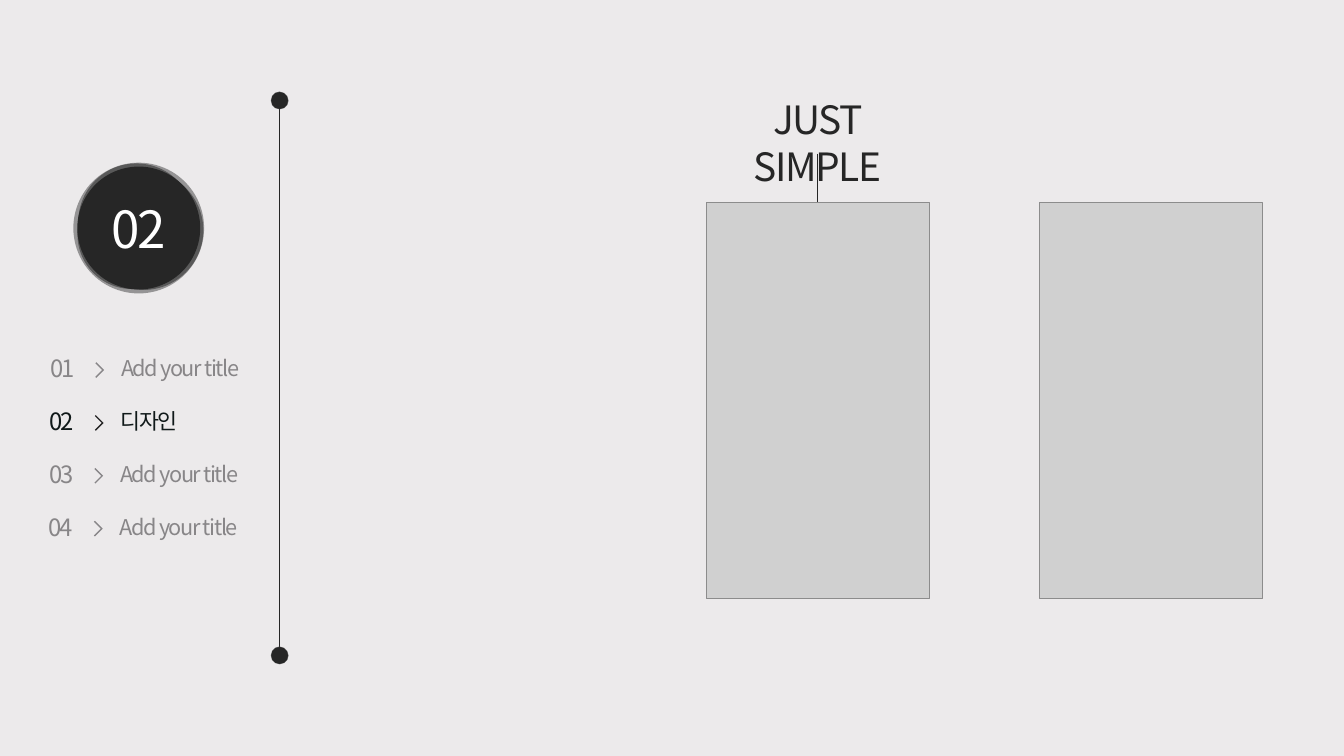
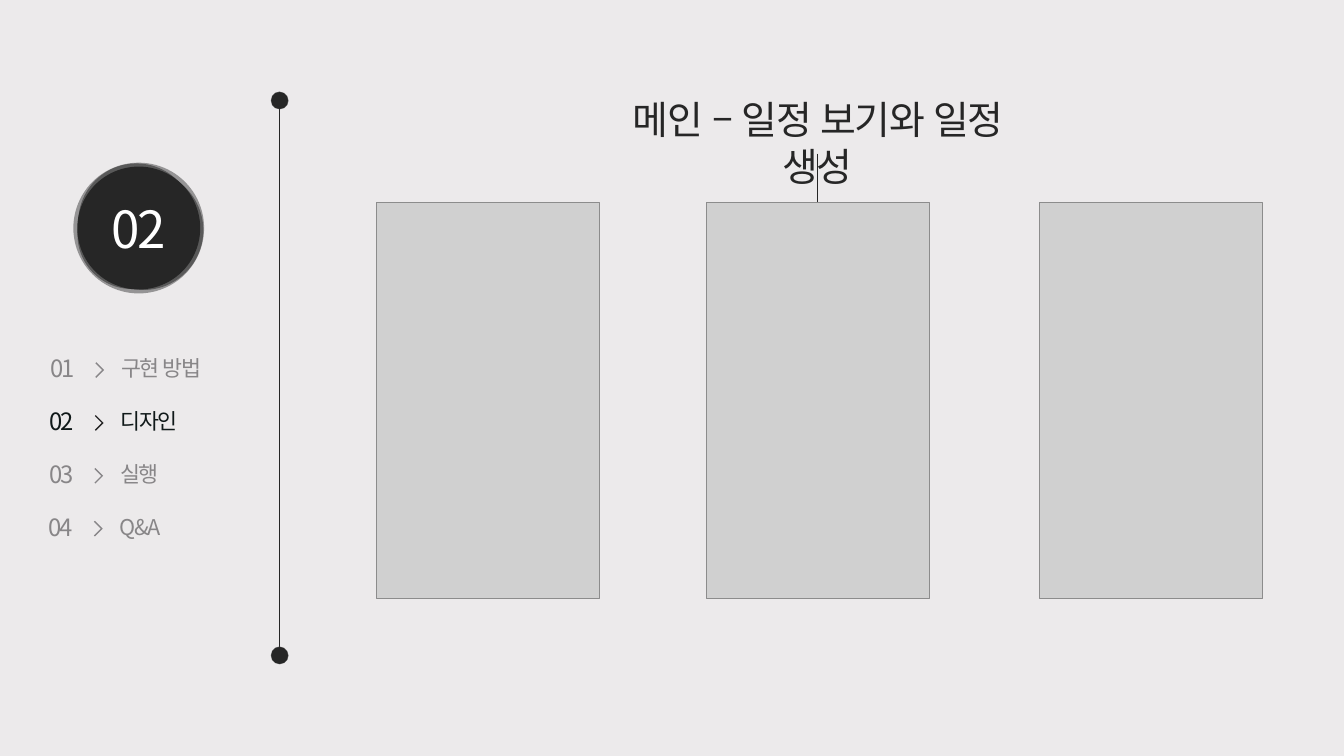
Before and after one commit to hw1210/openproject, a slide deck: slide 9 of 오픈.pptx. Drawn at 1344x756 pixels with LibreOffice and Linux fonts; fonts in the diff are those of the drawing; grey boxes stand for pictures. Boxes give left, top, right and bottom in pixels: in the first picture for what was removed or moved away, otherwise in the second. Text is boxed around its words. In the diff, an @@ line names an element or a change of style, - is before the commit and + after.

Commit message:
홈 화면 calendar 크기 설정, 세로 고정 및 일정 생성 취소 시 진입 경로 수정.

```diff
--- a/오픈.pptx
+++ b/오픈.pptx
@@ text at <box>633,102,1003,191</box>: text changed @@
-JUST SIMPLE
+메인 – 일정 보기와 일정 생성
@@ picture added at <box>376,202,599,599</box> @@
@@ text at <box>121,358,202,378</box>: text changed @@
-Add your title
+구현 방법
@@ text at <box>120,464,159,484</box>: text changed @@
-Add your title
+실행
@@ text at <box>120,519,161,539</box>: text changed @@
-Add your title
+Q&A
```
Also in this commit, not shown: 3 other slides changed, 1 slide added, 3 slides removed, 8 other files.
